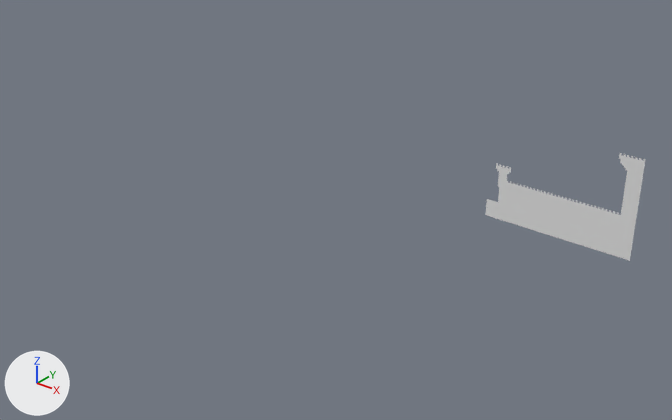
Two versions of the OBJ model SmashMOBA/Peach1/Assets/Tiled2Unity/Meshes/Elgard's Tomb.obj, one commit apart.
The view is the same before and after, from a 50 mm lens placed at (2259.0, -6595.0, 1404.0), pointed at (-3227.0, 262.0, -2847.0). The lights are fixed; the arrows at lower left show +X, +Y and +Z. Where no turn or scale is listed for an object, it has been applied to the vertices.

Objects in the first picture: "Elgard's Tomb".
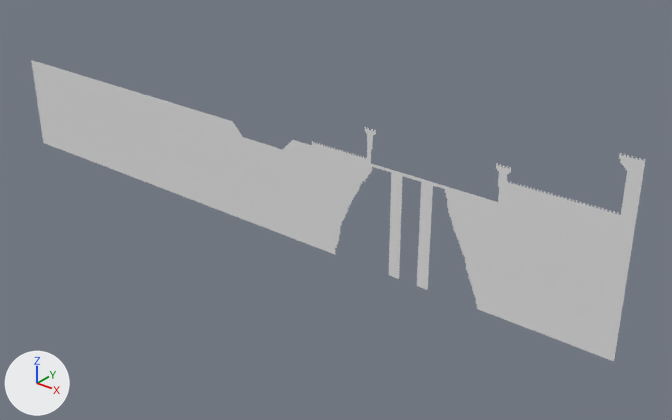
Where the change shows, as pixel boxes [x1, y1, x2, y2] in the pictures (672 x 420 px):
"Elgard's Tomb", reshaped (283% wider, 177% taller): before [486, 153, 646, 261]; after [31, 60, 646, 361]
part 1 of me_elgard_s_tomb, added: after [31, 60, 630, 361]

What changed in the scene script:
```text
Change me_elgard_s_tomb:
    used by ob_elgard_s_tomb; location = (0.0, 0.0, 0.0)
    remove me_elgard_s_tomb.from_pydata(...)  # 2387 vertices, 2188 faces; spans x -1328.0..0.0, y 0.0, z -2224.0..-1344.0
    add me_elgard_s_tomb.from_pydata(...)  # 33148 vertices, 32204 faces; spans x -8000.0..0.0, y 0.0, z -3200.0..-1344.0
    me_elgard_s_tomb part 1: 30761 vertices added at x -8000.0..0.0, y 0.0, z -3200.0..-1712.0
```
